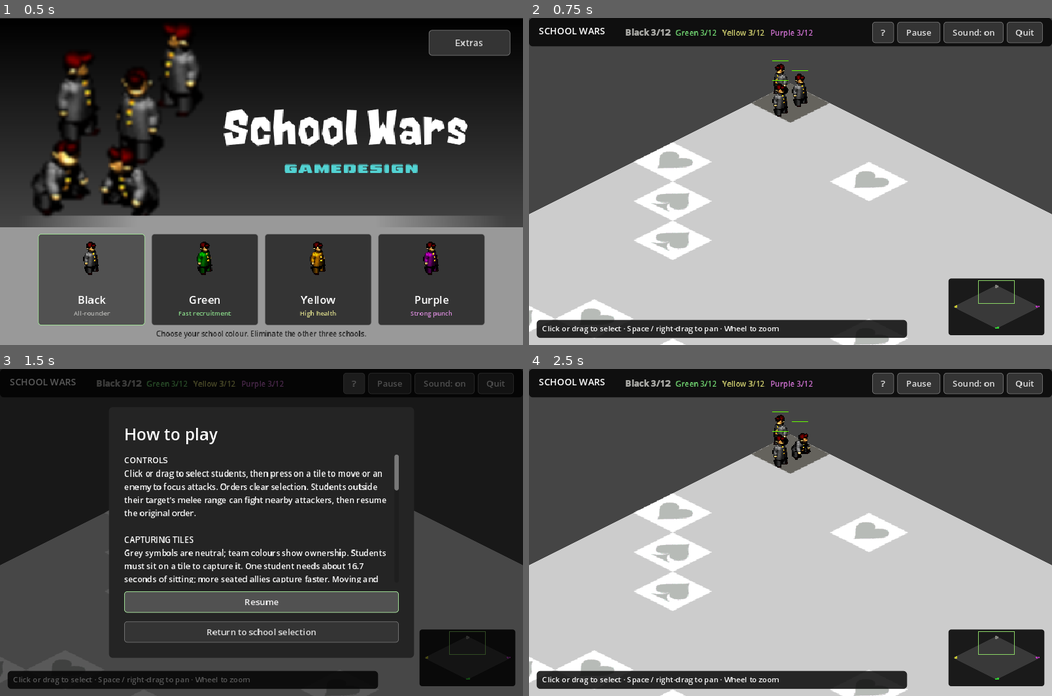
Above: before the commit, frames 1-4 (two rows, left to right).
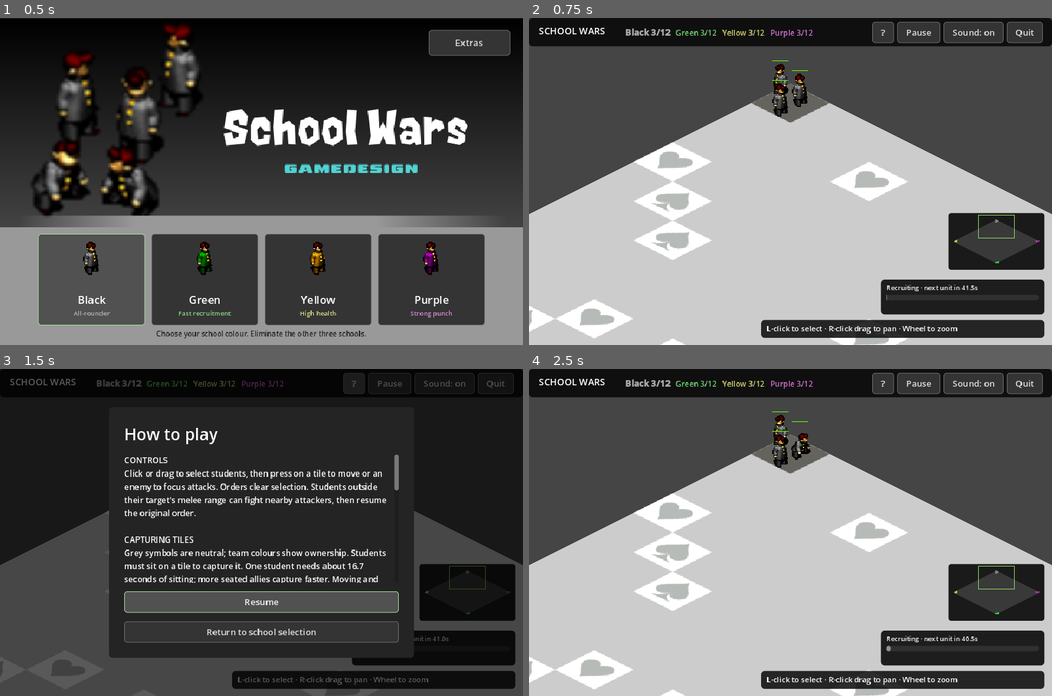
Above: after the commit, the same moments.

Repository: knigfty/school-wars
Game: Godot game, scene res://Scenes/Classic/classic_game.tscn
Same seed, same stepped clock (60 frames per second), same inputs: the game is played once before the commit and once after it.
Inputs:
- Up to frame 1 (0.5 s): no input
- Up to frame 2 (0.75 s): click "Black" at 0.5 s
- Up to frame 3 (1.5 s): click "?" at 1.25 s
- Up to frame 4 (2.5 s): click "Resume" at 2 s

Frame 1 is identical in both runs. In frame 2, 8.9% of the frame differs, in the area x 1-99%, y 59-98%; in frame 3, 6.9%; in frame 4, 8.9%.

Commit message:
Improve medieval sprite resolution and display live recruitment progress

Diff:
--- a/Scripts/Classic/classic_board.gd
+++ b/Scripts/Classic/classic_board.gd
@@ -39,7 +39,7 @@
 
 func _ready() -> void:
 	focus_mode = Control.FOCUS_ALL
-	texture_filter = CanvasItem.TEXTURE_FILTER_NEAREST
+	texture_filter = CanvasItem.TEXTURE_FILTER_LINEAR if student_texture != STUDENTS else CanvasItem.TEXTURE_FILTER_NEAREST
 	mouse_default_cursor_shape = Control.CURSOR_POINTING_HAND
 	for i: int in 8:
 		var player: AudioStreamPlayer = AudioStreamPlayer.new()
@@ -246,7 +246,7 @@
 		if not Rect2(Vector2(-100, -100), size + Vector2(200, 200)).has_point(pos):
 			continue
 		var index: int = student.team * 100 + student.direction * 25 + student.pattern
-		draw_texture_rect_region(student_texture, Rect2(pos + Vector2(-16, -34) * view_zoom, Vector2(32, 48) * view_zoom), Rect2(Vector2(index % 20 * 32, index / 20 * 48), Vector2(32, 48)))
+		draw_texture_rect_region(student_texture, Rect2(pos + Vector2(-16, -34) * view_zoom, Vector2(32, 48) * view_zoom), Rect2(Vector2(index % 20, index / 20) * (student_texture.get_size() / 20.0), student_texture.get_size() / 20.0))
 		var health_pos: Vector2 = pos + Vector2(-student.maximum_health * 0.5, -34) * view_zoom
 		draw_rect(Rect2(health_pos, Vector2(student.maximum_health, 1) * view_zoom), Color("ed1d24"))
 		if student.is_alive():
--- a/Scripts/Classic/classic_game.gd
+++ b/Scripts/Classic/classic_game.gd
@@ -4,7 +4,7 @@
 const MENU_ART: Texture2D = preload("res://Assets/Classic/menu.png")
 
 const MEDIEVAL_ART: Texture2D = preload("res://Assets/Medieval/menu.jpg")
-const MEDIEVAL_STUDENTS: Texture2D = preload("res://Assets/Medieval/students.png")
+const MEDIEVAL_STUDENTS: Texture2D = preload("res://Assets/Medieval/students_hd.webp")
 const RACE_NAMES: Array[String] = ["Humans", "Orcs", "Elves", "Demons"]
 
 var medieval: bool = false
@@ -21,6 +21,9 @@
 var cards: Array[Button] = []
 var status: RichTextLabel
 var selection_label: Label
+var recruit_panel: PanelContainer
+var recruit_bar: ProgressBar
+var recruit_label: Label
 var hint_panel: PanelContainer
 var announcement_label: Label
 var modal_title: Label
@@ -126,10 +129,11 @@
 		var atlas: AtlasTexture = AtlasTexture.new()
 		atlas.atlas = board.student_texture
 		var index: int = team * 100 + 10
-		atlas.region = Rect2(Vector2(index % 20 * 32, index / 20 * 48), Vector2(32, 48))
+		var frame_size: Vector2 = board.student_texture.get_size() / 20.0
+		atlas.region = Rect2(Vector2(index % 20, index / 20) * frame_size, frame_size)
 		icon.texture = atlas
 		icon.expand_mode = TextureRect.EXPAND_IGNORE_SIZE
-		icon.texture_filter = CanvasItem.TEXTURE_FILTER_NEAREST
+		icon.texture_filter = CanvasItem.TEXTURE_FILTER_LINEAR if medieval else CanvasItem.TEXTURE_FILTER_NEAREST
 		icon.mouse_filter = Control.MOUSE_FILTER_IGNORE
 		button.add_child(icon)
 		var title: Label = _label(board.team_names[team], 20)
@@ -191,6 +195,29 @@
 	hint_panel.add_theme_stylebox_override("panel", hint_style)
 	hint_panel.add_child(selection_label)
 	hud.add_child(hint_panel)
+	recruit_panel = PanelContainer.new()
+	recruit_panel.name = "RecruitmentProgress"
+	recruit_panel.mouse_filter = Control.MOUSE_FILTER_IGNORE
+	var recruit_style: StyleBoxFlat = _panel(Color(0.04, 0.04, 0.04, 0.9))
+	recruit_style.content_margin_left = 10
+	recruit_style.content_margin_right = 10
+	recruit_style.content_margin_top = 6
+	recruit_style.content_margin_bottom = 6
+	recruit_panel.add_theme_stylebox_override("panel", recruit_style)
+	var recruit_box: VBoxContainer = VBoxContainer.new()
+	recruit_box.mouse_filter = Control.MOUSE_FILTER_IGNORE
+	recruit_panel.add_child(recruit_box)
+	recruit_label = _label("Recruiting", 12)
+	recruit_box.add_child(recruit_label)
+	recruit_bar = ProgressBar.new()
+	recruit_bar.mouse_filter = Control.MOUSE_FILTER_IGNORE
+	recruit_bar.custom_minimum_size = Vector2(0, 10)
+	recruit_bar.max_value = 1.0
+	recruit_bar.step = 0.0
+	recruit_bar.show_percentage = false
+	recruit_bar.add_theme_stylebox_override("background", _panel(Color("303030")))
+	recruit_box.add_child(recruit_bar)
+	hud.add_child(recruit_panel)
 	minimap = ClassicMinimap.new()
 	minimap.board = board
 	hud.add_child(minimap)
@@ -279,9 +306,11 @@
 	status.size = Vector2(maxf(270, size.x - 540), 30)
 	hud.get_node("Actions").position = Vector2(size.x - 330, 7)
 	hud.get_node("Actions").size = Vector2(318, 38)
-	hint_panel.position = Vector2(14, size.y - 46)
-	hint_panel.size = Vector2(minf(size.x - 228, 680), 32)
-	minimap.position = size - Vector2(190, 122)
+	hint_panel.position = Vector2(size.x - minf(size.x - 28, 520) - 14, size.y - 46)
+	hint_panel.size = Vector2(minf(size.x - 28, 520), 32)
+	recruit_panel.position = Vector2(size.x - 314, size.y - 120)
+	recruit_panel.size = Vector2(300, 64)
+	minimap.position = size - Vector2(190, 242)
 	minimap.size = Vector2(176, 104)
 	announcement_label.position = Vector2(0, 68)
 	announcement_label.size = Vector2(size.x, 40)
@@ -293,6 +322,7 @@
 
 func _start_match(team: int) -> void:
 	_team = team
+	recruit_bar.add_theme_stylebox_override("fill", _panel(ClassicRules.COLORS[_team].lightened(0.3)))
 	_seed = int(Time.get_unix_time_from_system() * 1000000.0) ^ Time.get_ticks_usec()
 	board.muted = _muted
 	board.start(team, _seed)
@@ -302,6 +332,7 @@
 	_announcement_time = 0.0
 	announcement_label.text = ""
 	_update_selection()
+	_update_recruitment()
 	board.grab_focus()
 
 
@@ -362,7 +393,33 @@
 
 
 func _update_selection() -> void:
-	selection_label.text = "%d selected · Click a tile to move or an enemy to attack." % board.selected.size() if not board.selected.is_empty() else "Click or drag to select · Space / right-drag to pan · Wheel to zoom"
+	selection_label.text = "L-click to select · R-click drag to pan · Wheel to zoom"
+
+
+func _update_recruitment() -> void:
+	var sim: ClassicSimulation = board.simulation
+	if sim == null:
+		return
+	var threshold: int = ClassicRules.RECRUIT_THRESHOLD[_team]
+	var progress: int = sim.recruit_progress[_team]
+	recruit_bar.value = clampf(float(progress) / threshold, 0.0, 1.0)
+	var population: int = sim.get_count(_team)
+	var capacity: int = sim.get_team_capacity(_team)
+	if not sim.active[_team]:
+		recruit_label.text = "Recruitment ended"
+	elif population >= capacity:
+		recruit_label.text = "Capacity full · %d/%d" % [population, capacity]
+	else:
+		var free_base_cell: bool = false
+		for y: int in 4:
+			for x: int in 4:
+				if not sim.occupancy.has(sim.bases[_team] * 4 + Vector2i(x, y)):
+					free_base_cell = true
+		if not free_base_cell:
+			recruit_label.text = "Base blocked · clear space to recruit"
+		else:
+			var seconds: float = float(threshold + 1 - progress) / (2 + sim.get_recruit_tiles(_team)) / 18.0
+			recruit_label.text = "Recruiting · next unit in %.1fs" % seconds
 
 
 func _process(delta: float) -> void:
@@ -385,6 +442,7 @@
 		if _announcement_time <= 0.0:
 			announcement_label.text = ""
 	_update_selection()
+	_update_recruitment()
 
 
 func _unhandled_key_input(event: InputEvent) -> void:
--- a/Testing/run_classic_tests.gd
+++ b/Testing/run_classic_tests.gd
@@ -458,6 +458,12 @@
 	for team: int in 4:
 		app._start_match(team)
 		_check(app.board.simulation.player_team == team, "Every team starts a playable match")
+		app.board.simulation.recruit_progress[team] = ClassicRules.RECRUIT_THRESHOLD[team] / 2
+		app._update_recruitment()
+		_check(is_equal_approx(app.recruit_bar.value, 0.5), "Recruit bar follows real team-specific timer")
+		_check(app.selection_label.text == "L-click to select · R-click drag to pan · Wheel to zoom", "Exact gameplay tips are displayed")
+		_check(app.recruit_panel.position.y + app.recruit_panel.size.y <= app.hint_panel.position.y, "Recruitment bar is above gameplay tips")
+		app.board.simulation.recruit_progress[team] = 0
 		app.board.select_all()
 		_check(app.board.selected.size() == 3, "Select all respects chosen school")
 		var space: InputEventKey = InputEventKey.new()
@@ -465,6 +471,11 @@
 		space.pressed = true
 		app._unhandled_key_input(space)
 		_check(app.board.selected.is_empty(), "Space clears selection")
+		var before_spawn: int = app.board.simulation.get_count(team)
+		app.board.simulation.recruit_progress[team] = ClassicRules.RECRUIT_THRESHOLD[team]
+		app.board.simulation.step()
+		app._update_recruitment()
+		_check(app.board.simulation.get_count(team) == before_spawn + 1 and app.recruit_bar.value < 0.01, "Recruit bar restarts when actual recruitment cycle spawns a unit")
 		app._show_help()
 		await process_frame
 		_check(app.board.paused and app.modal.visible, "Help pauses simulation")
Binary file added: Assets/Medieval/students_hd.webp
Not shown, changed: Docs/MEDIEVAL.md
